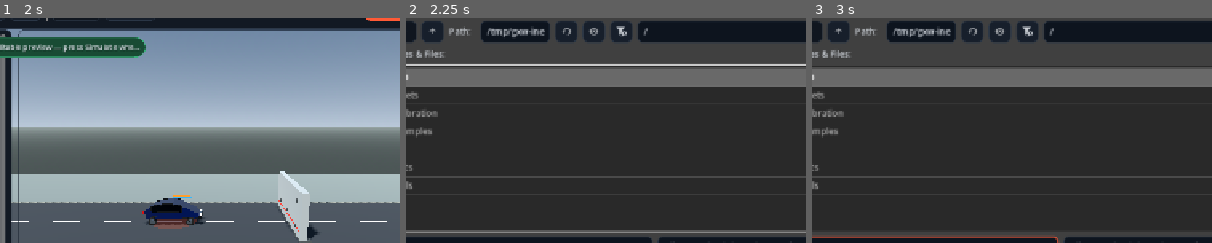
Above: before the commit, frames 1-3 (left to right).
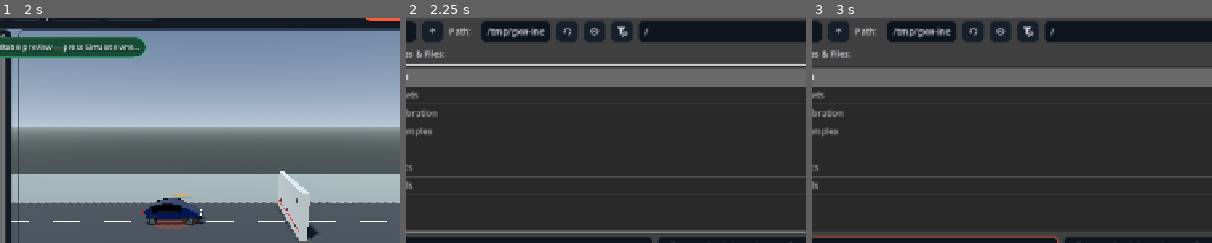
Above: after the commit, the same moments.

Repository: ArrowSK/crashvector
Game: Godot game, scene res://app/main.tscn
Two runs of this game, one before a commit and one after it. Both use one fixed random seed, a clock stepped at 60 frames per second and the inputs below.
Inputs (mouse positions are % of the whole screen's width and height, from its top left):
- Up to frame 1 (2 s): click "New" at 0.5 s; click "New" at 1.25 s
- Up to frame 2 (2.25 s): click "Open" at 2 s
- Up to frame 3 (3 s): click (36, 59) at 2.77 s; type "12" at 2.85 s
The pictures show only the part of the screen within x 21-71%, y 8-58%; the shares and areas given below are measured in that part.

Frame 1 is identical in both runs. In frame 2, 0.1% of the frame differs, in the area x 39-61%, y 3-9%; in frame 3, 0.1%.

Commit message:
M11: replace static impulse contact with compliant forces

Diff:
--- a/src/simulation/vehicle_static_contact.gd
+++ b/src/simulation/vehicle_static_contact.gd
@@ -10,11 +10,21 @@
 var obstacle_heading_deg: float = 0.0
 var restitution: float = 0.03
 var friction_coefficient: float = 0.55
-var position_correction_fraction: float = 0.90
-var penetration_slop_m: float = 0.001
+
+# M11 compliant contact. The obstacle remains effectively rigid, but it no
+# longer instantaneously zeroes node velocity or teleports the vehicle out of
+# penetration. Contact force participates in the same substep as the vehicle
+# structure so the front members have time to shorten, fold and dissipate work.
+var normal_stiffness_n_m: float = 14000000.0
+var damping_ratio: float = 0.10
+var maximum_force_per_node_n: float = 3500000.0
+var emergency_penetration_m: float = 0.20
+var emergency_position_fraction: float = 0.02
 var contact_events: int = 0
+var active_contacts: int = 0
 var first_contact_time_s: float = -1.0
 var accumulated_dissipation_j: float = 0.0
+var current_contact_energy_j: float = 0.0
 var maximum_penetration_m: float = 0.0
 
 func configure(
@@ -30,8 +40,10 @@
 	friction_coefficient = clampf(friction, 0.0, 1.5)
 	restitution = clampf(bounce, 0.0, 0.5)
 
-func resolve_model(model: StructuralModel, elapsed_s: float) -> void:
-	if model == null:
+func apply_forces(model: StructuralModel, delta_s: float, elapsed_s: float) -> void:
+	current_contact_energy_j = 0.0
+	active_contacts = 0
+	if model == null or delta_s <= 0.0:
 		return
 	for node in model.nodes:
 		if node.pinned:
@@ -39,7 +51,13 @@
 		var contact_data := _contact_for_point(node.position_m)
 		if contact_data.is_empty():
 			continue
-		_resolve_node(node, contact_data["normal"], float(contact_data["penetration"]), elapsed_s)
+		_apply_node_force(node, contact_data["normal"], float(contact_data["penetration"]), delta_s, elapsed_s)
+
+func resolve_model(model: StructuralModel, elapsed_s: float) -> void:
+	# Compatibility entry point for older callers. Production M11 simulation
+	# uses apply_forces() between StructuralModel.prepare_substep() and
+	# integrate_substep().
+	apply_forces(model, 1.0 / 240.0, elapsed_s)
 
 func _contact_for_point(point_m: Vector3) -> Dictionary:
 	match obstacle_type:
@@ -77,29 +95,37 @@
 		normal = -Vector3.RIGHT.rotated(Vector3.UP, deg_to_rad(obstacle_heading_deg)).normalized()
 	return {"normal": normal, "penetration": radius_m - distance_m}
 
-func _resolve_node(node: StructuralNode, normal: Vector3, penetration_m: float, elapsed_s: float) -> void:
+func _apply_node_force(node: StructuralNode, normal: Vector3, penetration_m: float, delta_s: float, elapsed_s: float) -> void:
 	var n := normal.normalized()
-	if n.is_zero_approx():
+	if n.is_zero_approx() or penetration_m <= 0.0:
 		return
 	maximum_penetration_m = maxf(maximum_penetration_m, penetration_m)
-	var normal_speed := node.velocity_ms.dot(n)
-	if normal_speed < 0.0:
-		var before_j := node.kinetic_energy_j()
-		var normal_impulse_ns := -(1.0 + restitution) * normal_speed / maxf(node.inverse_mass, 0.0000001)
-		node.velocity_ms += n * normal_impulse_ns * node.inverse_mass
-		var tangent_velocity := node.velocity_ms - n * node.velocity_ms.dot(n)
-		var tangent_speed := tangent_velocity.length()
-		if tangent_speed > 0.000001 and friction_coefficient > 0.0:
-			var tangent_direction := tangent_velocity / tangent_speed
-			var desired_tangent_impulse := tangent_speed / maxf(node.inverse_mass, 0.0000001)
-			var tangent_impulse := minf(desired_tangent_impulse, friction_coefficient * normal_impulse_ns)
-			node.velocity_ms -= tangent_direction * tangent_impulse * node.inverse_mass
-		var after_j := node.kinetic_energy_j()
-		accumulated_dissipation_j += maxf(before_j - after_j, 0.0)
-		contact_events += 1
-		if first_contact_time_s < 0.0:
-			first_contact_time_s = elapsed_s
+	active_contacts += 1
+	contact_events += 1
+	if first_contact_time_s < 0.0:
+		first_contact_time_s = elapsed_s
 
-	var correction_depth := maxf(penetration_m - penetration_slop_m, 0.0)
-	if correction_depth > 0.0:
-		node.position_m += n * correction_depth * clampf(position_correction_fraction, 0.0, 1.0)
+	var closing_speed := maxf(-node.velocity_ms.dot(n), 0.0)
+	var spring_force := normal_stiffness_n_m * penetration_m
+	var critical_damping := 2.0 * sqrt(maxf(normal_stiffness_n_m * node.mass_kg, 0.0))
+	var damping_coefficient := critical_damping * clampf(damping_ratio, 0.0, 1.0)
+	var damping_force := damping_coefficient * closing_speed
+	var normal_force := minf(spring_force + damping_force, maximum_force_per_node_n)
+	node.add_force(n * normal_force)
+	current_contact_energy_j += 0.5 * normal_stiffness_n_m * penetration_m * penetration_m
+	accumulated_dissipation_j += damping_force * closing_speed * delta_s
+
+	var tangent_velocity := node.velocity_ms - n * node.velocity_ms.dot(n)
+	var tangent_speed := tangent_velocity.length()
+	if tangent_speed > 0.000001 and friction_coefficient > 0.0:
+		var tangent_direction := tangent_velocity / tangent_speed
+		var desired_friction_force := node.mass_kg * tangent_speed / maxf(delta_s, 0.000001)
+		var friction_force := minf(desired_friction_force, friction_coefficient * normal_force)
+		node.add_force(-tangent_direction * friction_force)
+		accumulated_dissipation_j += friction_force * tangent_speed * delta_s
+
+	# Emergency stabilization is deliberately tiny and only engages after deep
+	# numerical penetration. It is not the normal contact response.
+	if penetration_m > emergency_penetration_m:
+		var correction := (penetration_m - emergency_penetration_m) * clampf(emergency_position_fraction, 0.0, 0.05)
+		node.position_m += n * correction
